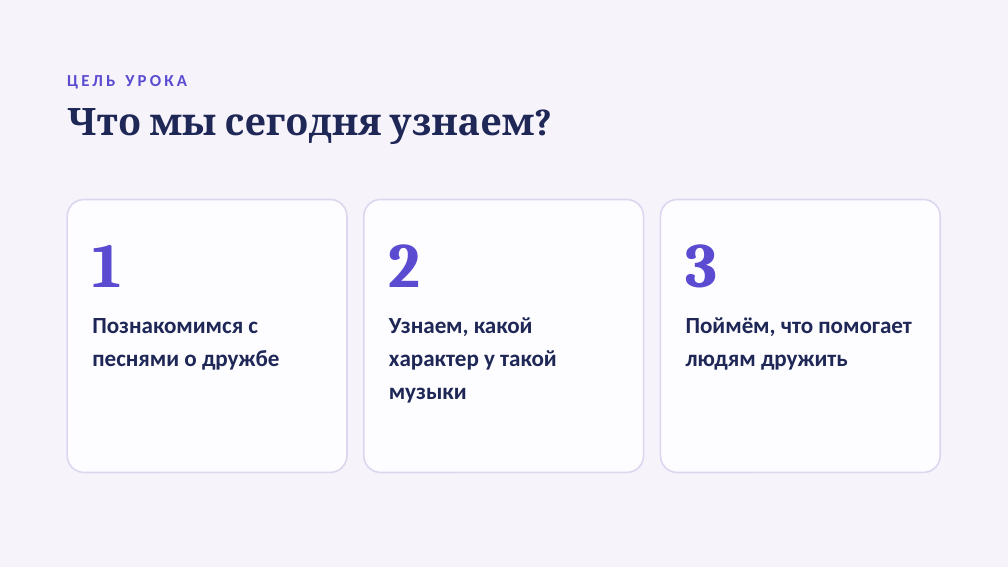
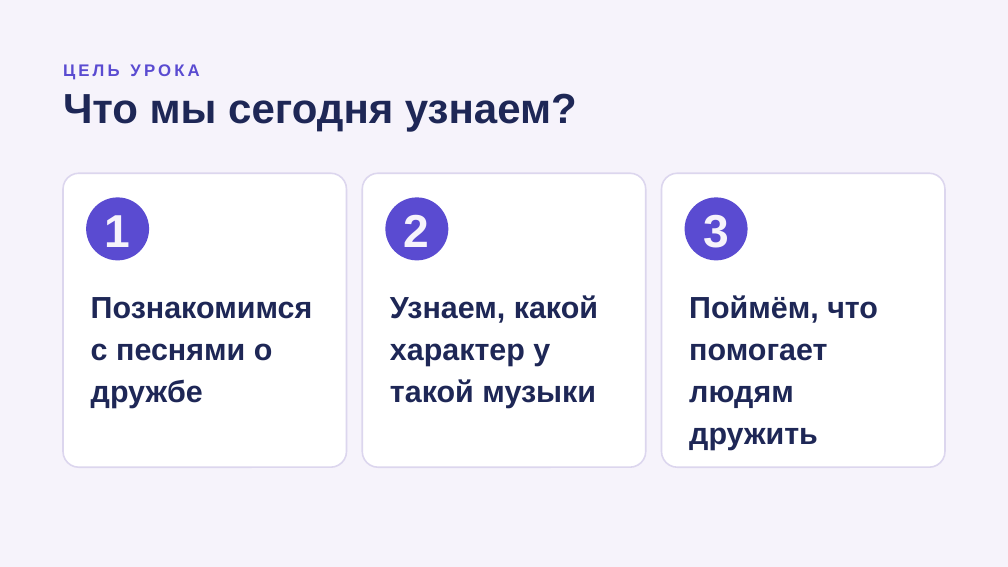
Before and after one commit to zxkaize-cell/kaize, a slide deck: slide 7 of presentations/Песни_о_дружбе.pptx. Drawn at 1008x567 pixels with LibreOffice and Linux fonts; fonts in the diff are those of the drawing; background and template pictures are left out. Boxes give left, top, right and bottom in pixels: in the first picture for what was removed or moved away, otherwise in the second. Text is boxed around its words. In the diff, an @@ line names an element or a change of style, - is before the commit and + after.

```diff
--- a/presentations/Песни_о_дружбе.pptx
+++ b/presentations/Песни_о_дружбе.pptx
@@ text "ЦЕЛЬ УРОКА": place and size @@
-text "ЦЕЛЬ УРОКА" at <box>67,75,187,89</box>
+text "ЦЕЛЬ УРОКА" at <box>63,64,199,80</box>
@@ text "ЦЕЛЬ УРОКА" at <box>63,64,199,80</box>: font Calibri to Arial; line spacing 1.15 to 1.1 @@
@@ text "Что мы сегодня узнаем?": place and size @@
-text "Что мы сегодня узнаем?" at <box>67,108,535,144</box>
+text "Что мы сегодня узнаем?" at <box>63,93,577,132</box>
@@ text "Что мы сегодня узнаем?" at <box>63,93,577,132</box>: size 36 to 40 pt, font Cambria to Arial @@
@@ rounded rectangle "Познакомимся с песнями о дружбе": place and size @@
-rounded rectangle "Познакомимся с песнями о дружбе" at <box>92,318,279,370</box>
+rounded rectangle "Познакомимся с песнями о дружбе" at <box>63,173,346,467</box>
@@ rounded rectangle "Узнаем, какой характер у такой ...": place and size @@
-rounded rectangle "Узнаем, какой характер у такой ..." at <box>389,317,557,403</box>
+rounded rectangle "Узнаем, какой характер у такой ..." at <box>362,173,646,467</box>
@@ size 22 to 29 pt, font Calibri to Arial; line spacing 1.2 to 1.15; fill none to #FFFFFF; outline none to #DCD6EE 1.5 pt in 3 elements at <box>362,173,646,467</box>, <box>63,173,346,467</box>, <box>662,173,945,467</box> @@
@@ rounded rectangle "Поймём, что помогает людям дружить": place and size @@
-rounded rectangle "Поймём, что помогает людям дружить" at <box>686,317,912,370</box>
+rounded rectangle "Поймём, что помогает людям дружить" at <box>662,173,945,467</box>
@@ rounded rectangle removed at <box>67,200,347,473</box> @@
@@ size 60 to 44 pt, font Cambria to Arial, text colour #5A4BD1 to #F6F3FB; alignment left to centre; vertical alignment top to middle; fill none to #5A4BD1 in 3 elements at <box>685,197,748,260</box>, <box>386,197,448,260</box>, <box>86,197,149,260</box> @@
@@ ellipse "1": place and size @@
-ellipse "1" at <box>92,245,121,287</box>
+ellipse "1" at <box>86,197,149,260</box>
@@ rounded rectangle removed at <box>364,200,644,473</box> @@
@@ ellipse "2": place and size @@
-ellipse "2" at <box>389,244,421,287</box>
+ellipse "2" at <box>386,197,448,260</box>
@@ rounded rectangle removed at <box>661,200,941,473</box> @@
@@ ellipse "3": place and size @@
-ellipse "3" at <box>686,244,718,288</box>
+ellipse "3" at <box>685,197,748,260</box>
```
Also in this commit, not shown: 21 other slides changed.
